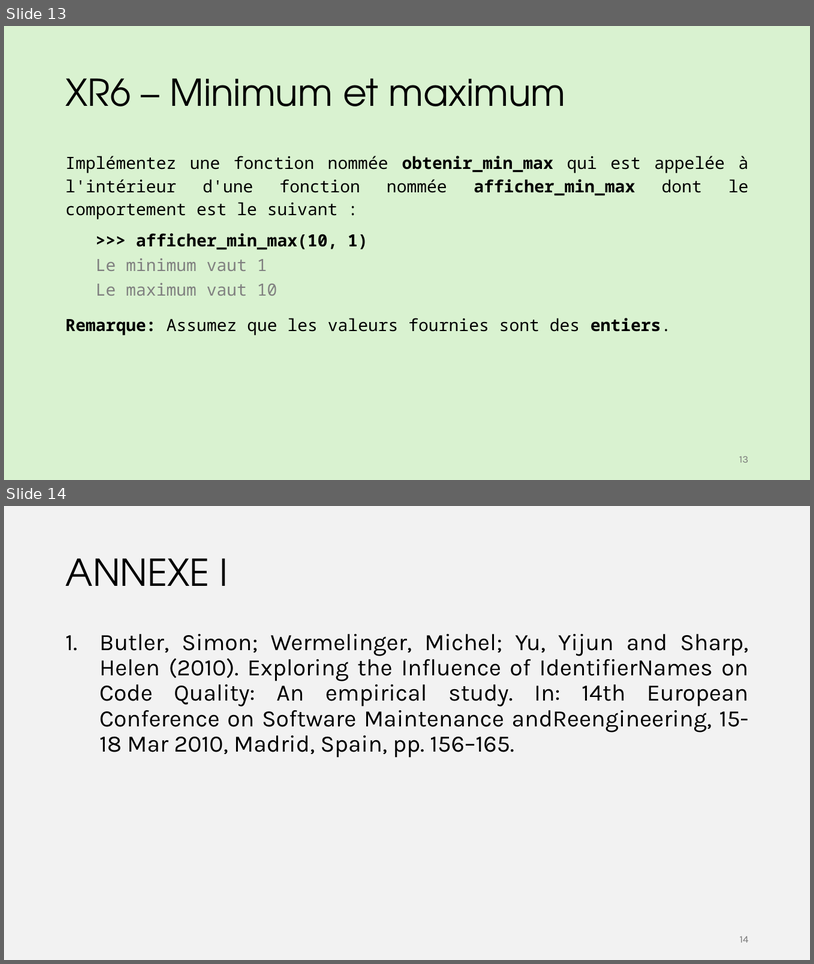
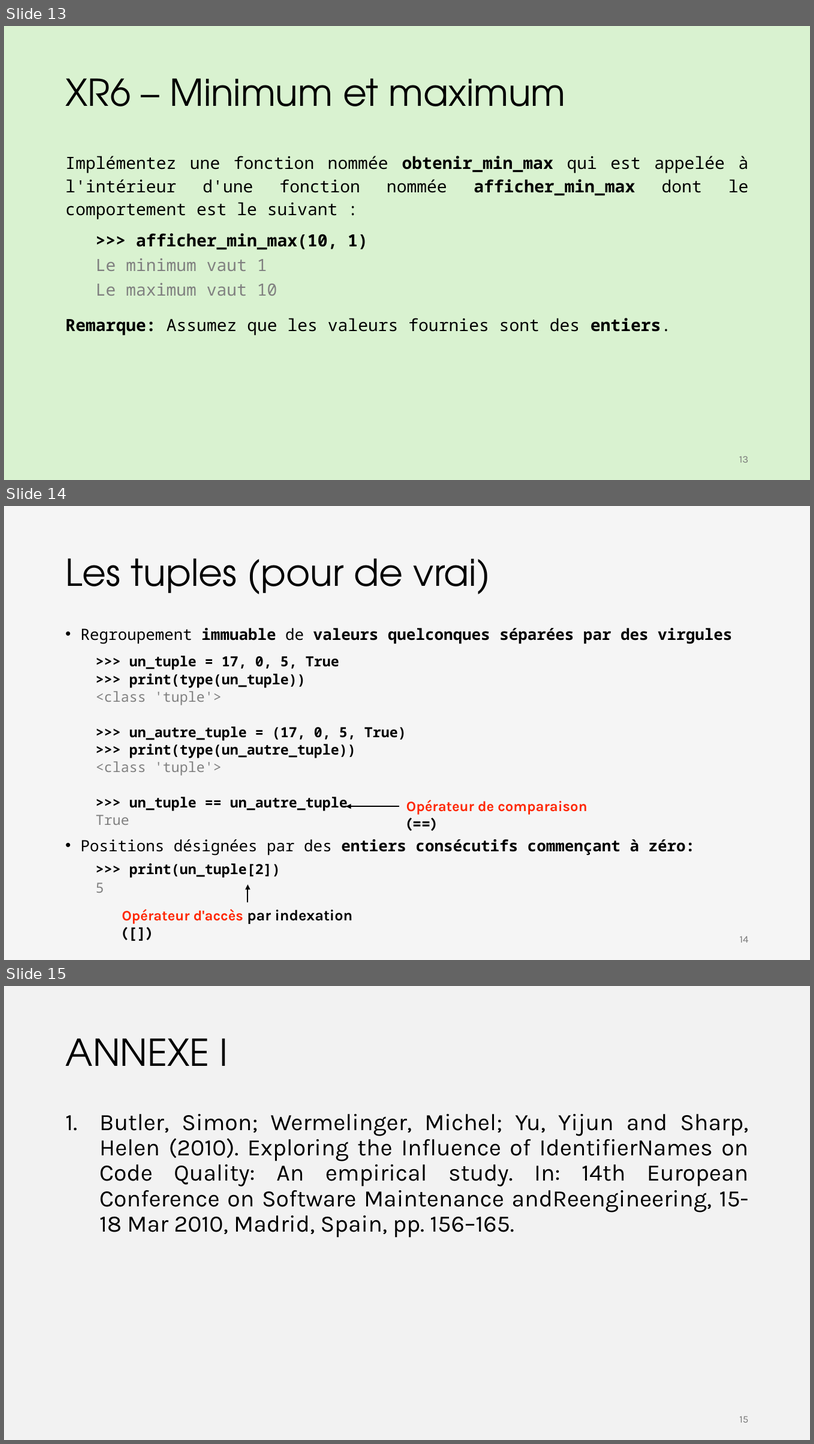
Before and after one commit to iannickgagnon/sagedays_iannick_2026, a slide deck: python_1/presentation_python_1.pptx. Shown one above the other, each under a label of ours: slides 13 and 14 before the commit, slides 13, 14 and 15 after it. The pictures are 814x964 and 814x1444 pixels, drawn with LibreOffice and Linux fonts; fonts in the diff are those of the drawing. Boxes give left, top, right and bottom in pixels: in the first picture for what was removed or moved away, otherwise in the second. Text is boxed around its words. In the diff, an @@ line names an element or a change of style, - is before the commit and + after.

```diff
--- a/python_1/presentation_python_1.pptx
+++ b/python_1/presentation_python_1.pptx
@@ slide 14 added at bbox=[4, 506, 810, 960], background #F5F5F5 @@
@@ title added at bbox=[65, 558, 491, 594], 44 pt, text #000000 @@
+Les tuples (pour de vrai)
@@ text added at bbox=[81, 628, 732, 892], 16.6 pt, text #000000, bold @@
+• Regroupement immuable de valeurs quelconques séparées par des virgules
+  >>> un_tuple = 17, 0, 5, True
+  >>> print(type(un_tuple))
+  <class 'tuple'>
+  >>> un_autre_tuple = (17, 0, 5, True)
+  >>> print(type(un_autre_tuple))
+  <class 'tuple'>
+  >>> un_tuple == un_autre_tuple
+  True
+• Positions désignées par des entiers consécutifs commençant à zéro:
+  >>> print(un_tuple[2])
+    5
@@ arrow added from (399, 806) to (347, 806), #000000 1.5 pt @@
@@ text added at bbox=[407, 799, 587, 814], 17 pt, text #FF2500, bold @@
+Opérateur de comparaison (==)
@@ arrow added from (248, 902) to (248, 884), #000000 1.5 pt @@
@@ text added at bbox=[122, 909, 353, 924], 18 pt, text #000000, bold @@
+Opérateur d'accès par indexation ([])
@@ page number added at bbox=[740, 936, 749, 942], 12 pt, text #797979 @@
+14
@@ what was slide 14 is now slide 15 @@
@@ page number at bbox=[740, 1416, 749, 1422]: text changed @@
-14
+15
```
Also in this commit, not shown: 2 slides changed.
